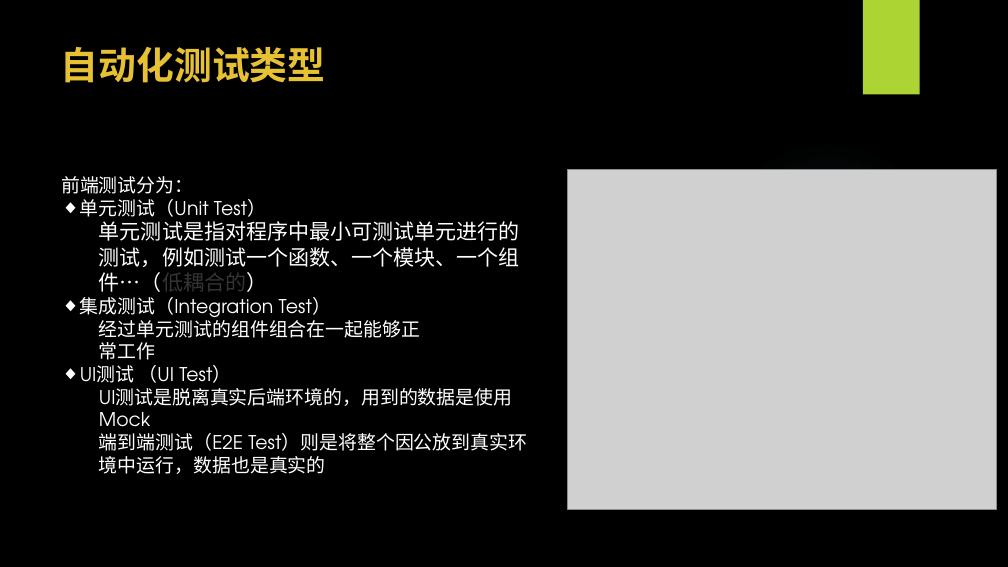
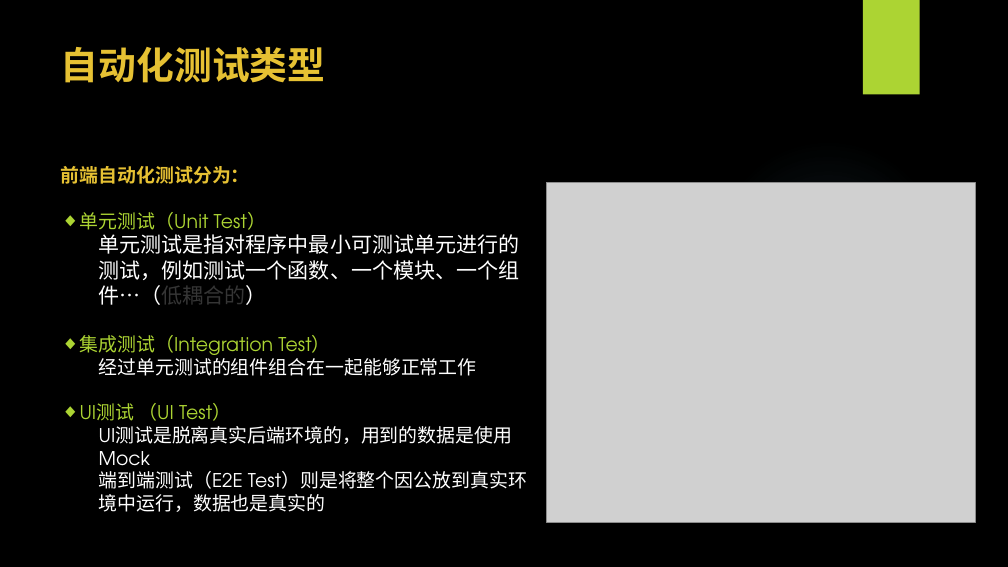
Before and after one commit to WangEbo/auto-test, a slide deck: slide 5 of 王博书的分享/自动化测试.pptx. Drawn at 1008x567 pixels with LibreOffice and Linux fonts; fonts in the diff are those of the drawing; grey boxes stand for pictures; background and template pictures are left out. Boxes give left, top, right and bottom in pixels: in the first picture for what was removed or moved away, otherwise in the second. Text is boxed around its words. In the diff, an @@ line names an element or a change of style, - is before the commit and + after.

```diff
--- a/王博书的分享/自动化测试.pptx
+++ b/王博书的分享/自动化测试.pptx
@@ text "前端自动化测试分为：": place and size @@
-text "前端自动化测试分为：" at bbox=[61, 176, 527, 474]
+text "前端自动化测试分为：" at bbox=[61, 166, 527, 512]
@@ text at bbox=[61, 166, 250, 184]: text changed; text colour #FFFFFF to #E6C133; bold on @@
-前端测试分为：
+前端自动化测试分为：
@@ picture: place and size @@
-picture at bbox=[568, 170, 997, 510]
+picture at bbox=[547, 182, 975, 522]
@@ text at bbox=[80, 212, 330, 428]: text colour #FFFFFF to #ACD433 in "单元测试（Unit Test）", "集成测试（Integration Test）", "UI测试 （UI Test）" @@
@@ text at bbox=[99, 354, 477, 376]: text changed @@
-  经过单元测试的组件组合在一起能够正
-  常工作
+  经过单元测试的组件组合在一起能够正常工作
```
Also in this commit, not shown: 3 other slides changed, 2 slides added, 11 other files.
